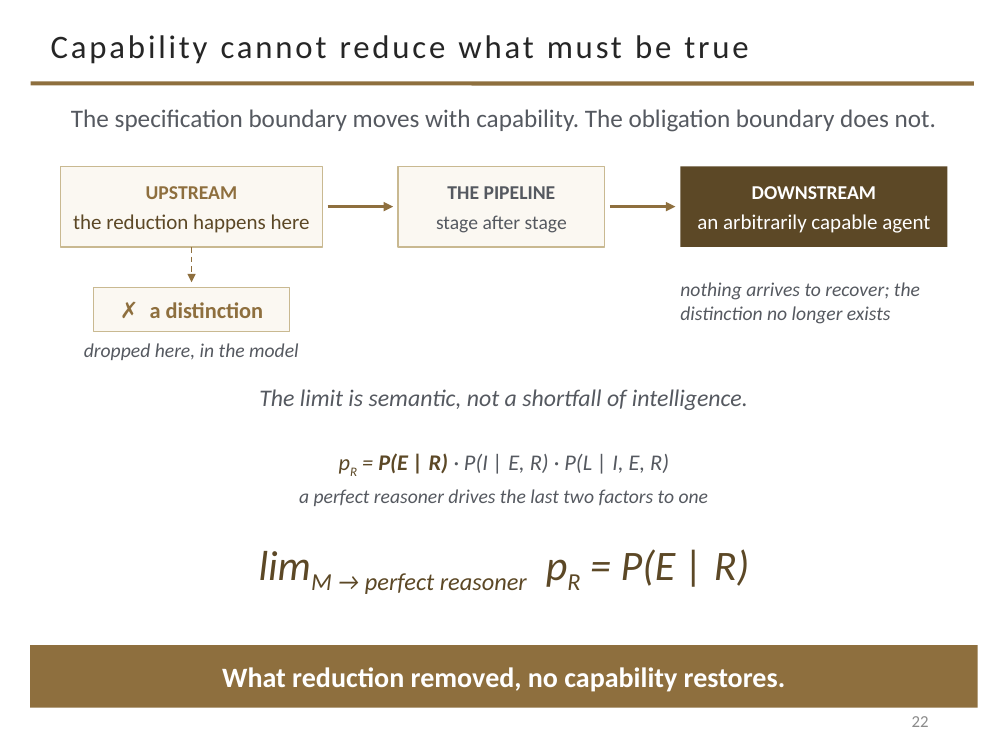
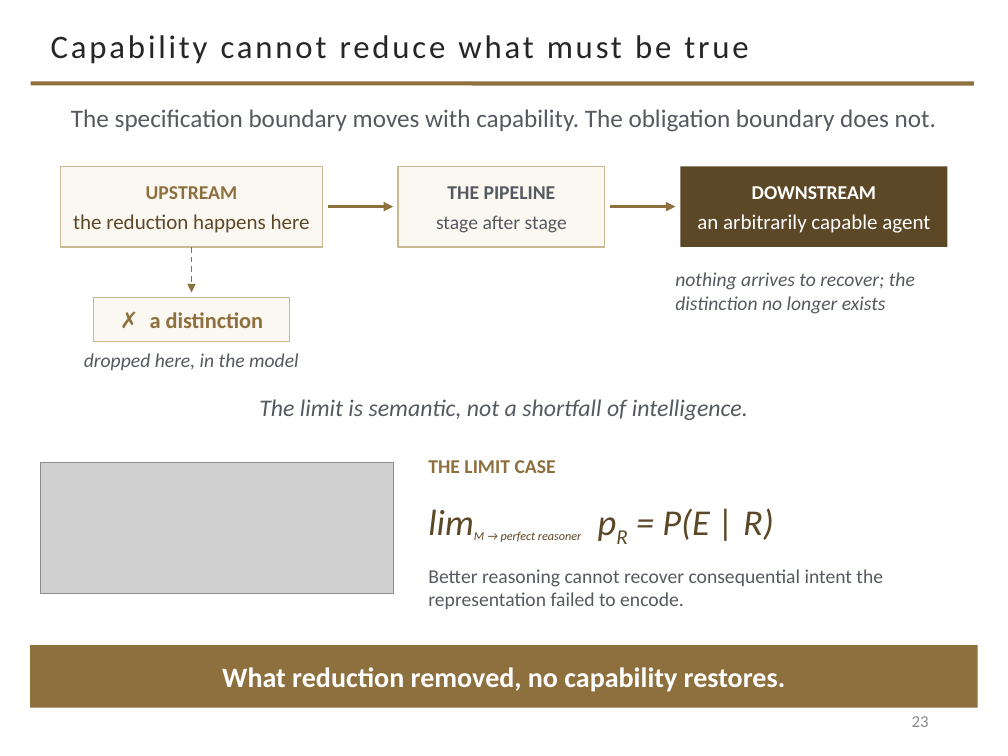
Before and after one commit to davisjam/model-based-agentic-software-engineering, a slide deck: slide 23 of course/lectures/act-2-delegation-and-control/02-modeling/2-2-Modeling-1-Purposeful-Reduction.pptx (slide 22 before the commit). Drawn at 1008x756 pixels with LibreOffice and Linux fonts; fonts in the diff are those of the drawing; grey boxes stand for pictures; background and template pictures are left out. Boxes give left, top, right and bottom in pixels: in the first picture for what was removed or moved away, otherwise in the second. Text is boxed around its words. In the diff, an @@ line names an element or a change of style, - is before the commit and + after.

```diff
--- a/course/lectures/act-2-delegation-and-control/02-modeling/2-2-Modeling-1-Purposeful-Reduction.pptx
+++ b/course/lectures/act-2-delegation-and-control/02-modeling/2-2-Modeling-1-Purposeful-Reduction.pptx
@@ arrow moved from (192, 247) - (192, 282) to (192, 247) - (192, 292) @@
@@ text "nothing arrives to recover; the ...": place and size @@
-text "nothing arrives to recover; the ..." at bbox=[680, 282, 920, 324]
+text "nothing arrives to recover; the ..." at bbox=[675, 272, 915, 314]
@@ 2 texts, 1 rectangle: place and size @@
-2 texts, 1 rectangle at bbox=[84, 287, 748, 410]
+2 texts, 1 rectangle at bbox=[84, 297, 748, 420]
@@ picture added at bbox=[40, 463, 393, 594] @@
@@ text removed at bbox=[378, 453, 669, 473] @@
-pR = P(E | R) · P(I | E, R) · P(L | I, E, R)
@@ text at bbox=[428, 460, 556, 473]: text changed; text colour #555960 to #8E6F3E; bold on; italic off @@
-a perfect reasoner drives the last two factors to one
+THE LIMIT CASE
@@ text "limM → perfect reasoner pR ...": place and size @@
-text "limM → perfect reasoner pR ..." at bbox=[365, 549, 749, 594]
+text "limM → perfect reasoner pR ..." at bbox=[501, 508, 774, 542]
@@ text "limM → perfect reasoner pR ..." at bbox=[501, 508, 774, 542]: size 30 to 26 pt in "limM pR = P(E | R)"; size 30 to 15 pt in "limM → perfect reasoner"; alignment centre to left @@
@@ text added at bbox=[428, 569, 883, 609], 14 pt, text #555960 @@
+Better reasoning cannot recover consequential intent the representation failed to encode.
@@ page number at bbox=[912, 716, 929, 727]: text changed @@
-22
+23
```
Also in this commit, not shown: 5 other slides changed, 1 slide added.
